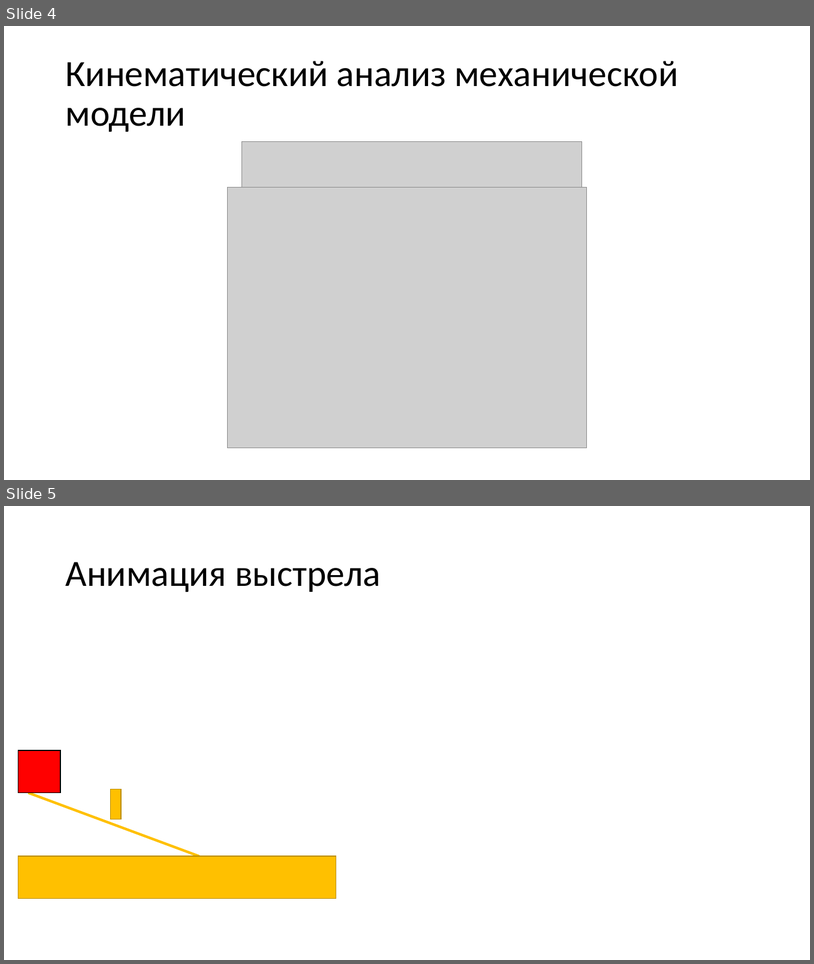
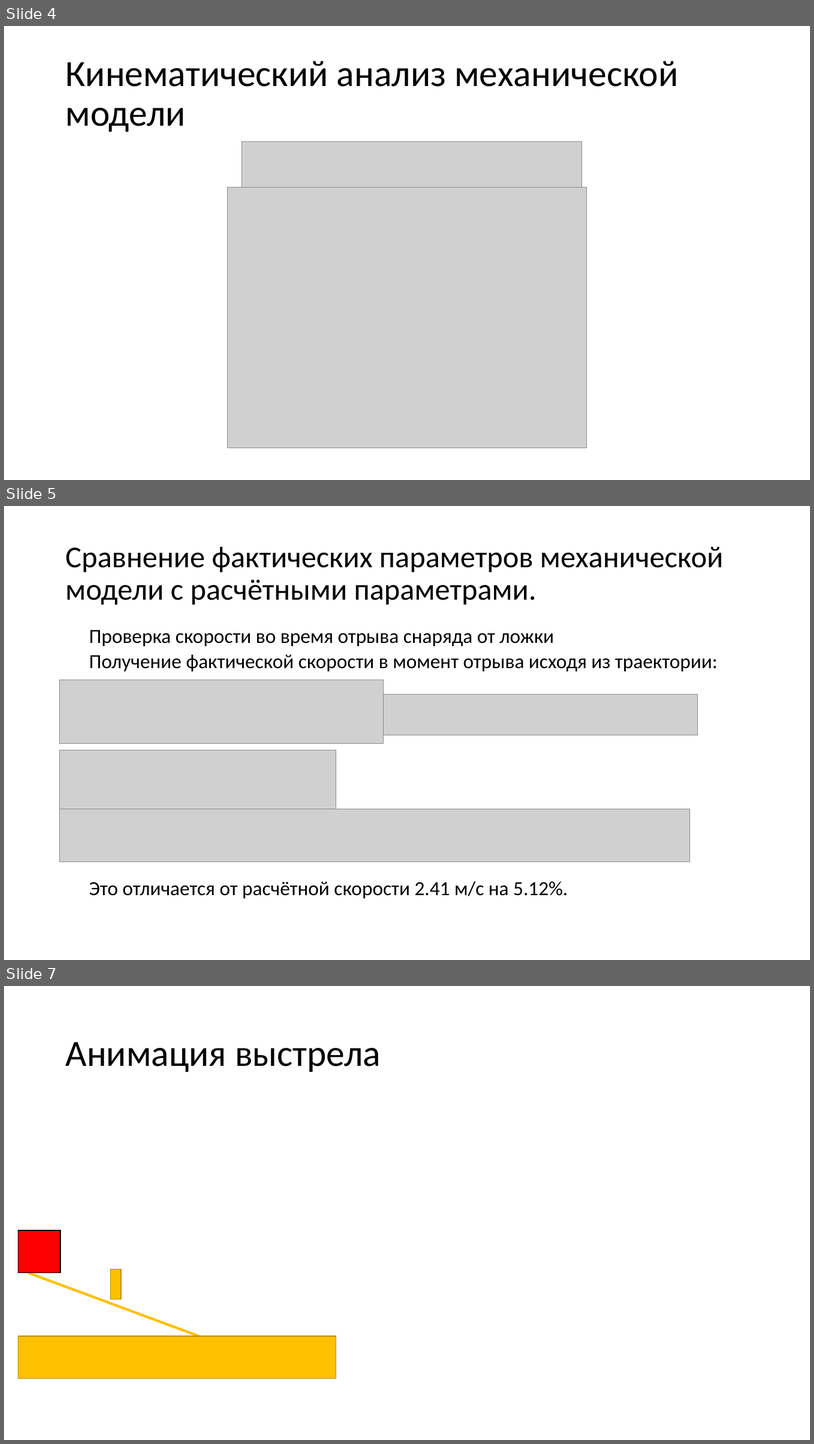
Before and after one commit to IlS0/Mechanics, a slide deck: Презентация.pptx. Shown one above the other, each under a label of ours: slides 4 and 5 before the commit, slides 4, 5 and 7 after it; the slides between them are not shown. The pictures are 814x964 and 814x1444 pixels, drawn with LibreOffice and Linux fonts; fonts in the diff are those of the drawing; grey boxes stand for pictures. Boxes give left, top, right and bottom in pixels: in the first picture for what was removed or moved away, otherwise in the second. Text is boxed around its words. In the diff, an @@ line names an element or a change of style, - is before the commit and + after.

```diff
--- a/Презентация.pptx
+++ b/Презентация.pptx
@@ slide 5 added at (x1=4, y1=506, x2=810, y2=960), background #FFFFFF @@
@@ title added at (x1=65, y1=547, x2=723, y2=605), 36 pt, text #000000 @@
+Сравнение фактических параметров механической модели с расчётными параметрами.
@@ text added at (x1=89, y1=630, x2=718, y2=898), 23.8 pt, text #000000 @@
+Проверка скорости во время отрыва снаряда от ложки
+Получение фактической скорости в момент отрыва исходя из траектории:
+Это отличается от расчётной скорости 2.41 м/с на 5.12%.
@@ picture added at (x1=60, y1=679, x2=383, y2=743) @@
@@ picture added at (x1=383, y1=694, x2=698, y2=735) @@
@@ picture added at (x1=60, y1=750, x2=336, y2=809) @@
@@ picture added at (x1=60, y1=808, x2=690, y2=862) @@
@@ what was slide 5 is now slide 7 @@
```
Also in this commit, not shown: 2 slides changed, 1 other slide added.
